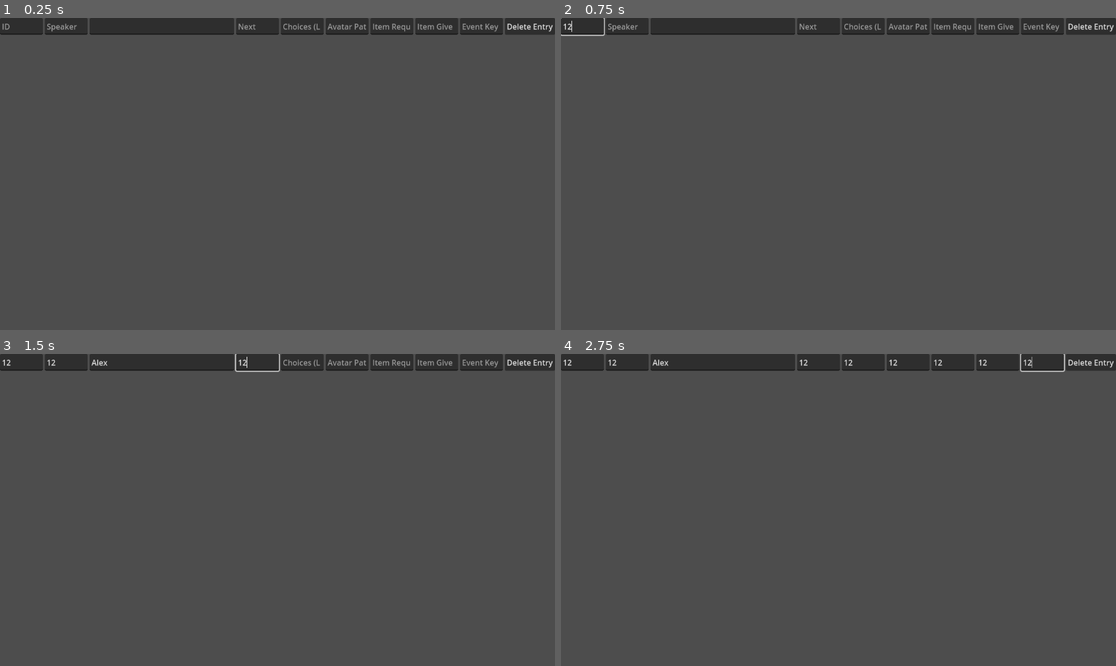
Above: before the commit, frames 1-4 (two rows, left to right).
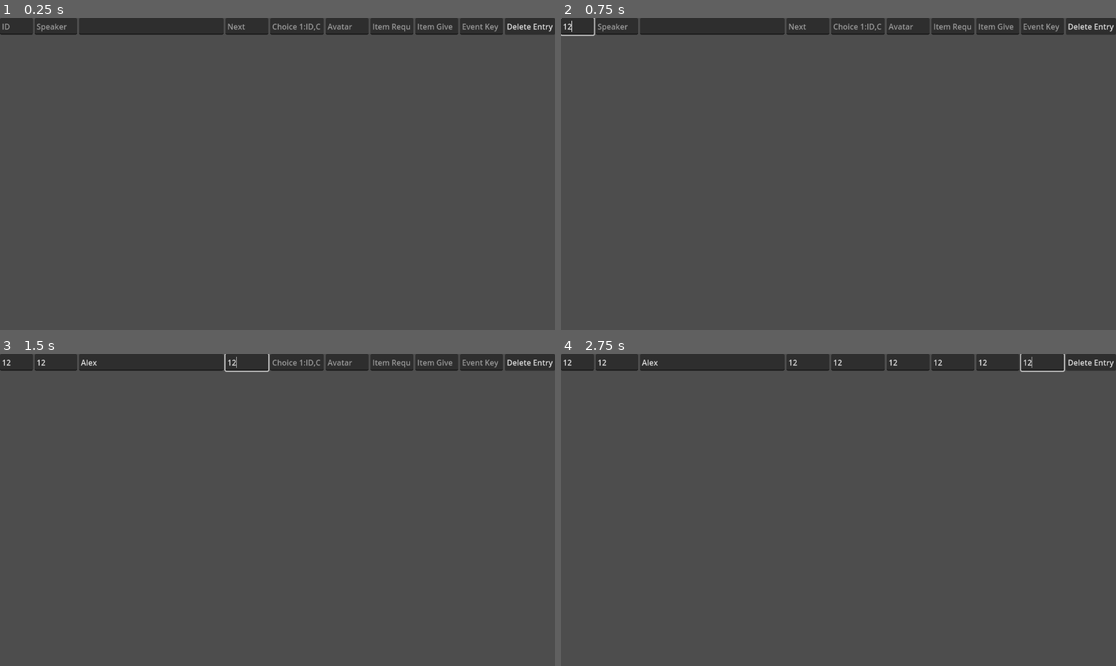
Above: after the commit, the same moments.

Repository: RockyMadio/VisualNovelEditor
Game: Godot game, scene res://ui/DialogueLineEditor.tscn
The game is run twice, just before and just after one commit, with the same random seed, the same clock (stepped at 60 frames per second) and the same inputs. The project has no main scene, so this scene is started directly.
Inputs (mouse positions are in pixels of both pictures, inside the frame that each line leads up to):
- Up to frame 1 (0.25 s): no input
- Up to frame 2 (0.75 s): click (583, 27) at 0.52 s; type "12" at 0.6 s
- Up to frame 3 (1.5 s): click (66, 363) at 0.75 s; type "12" at 0.83 s; click (160, 363) at 0.98 s; type "Alex" at 1.07 s; click (255, 363) at 1.27 s; type "12" at 1.35 s
- Up to frame 4 (2.75 s): click (860, 363) at 1.5 s; type "12" at 1.58 s; click (910, 363) at 1.73 s; type "12" at 1.82 s; click (955, 363) at 2.02 s; type "12" at 2.1 s; click (999, 363) at 2.25 s; type "12" at 2.33 s; click (1043, 363) at 2.48 s; type "12" at 2.57 s

The runs differ from the first frame. In frame 1, 0.4% of the frame differs, in the area x 5-66%, y 0-6%; in frame 2, 0.4%; in frame 3, 0.4%; in frame 4, 0.3%.

Commit message:
some small changes

Diff:
--- /dev/null
+++ b/edit/main.tscn
@@ -0,0 +1,132 @@
+[gd_scene load_steps=3 format=3 uid="uid://yqqqx4ggl5ls"]
+
+[ext_resource type="Script" uid="uid://1j4uc7md3u0v" path="res://ui/DialogueEditor.gd" id="1_ig7tw"]
+[ext_resource type="PackedScene" uid="uid://c88hulx3ptvny" path="res://ui/DialogueLineEditor.tscn" id="2_0xm2m"]
+
+[node name="main" type="Control"]
+layout_mode = 3
+anchors_preset = 15
+anchor_right = 1.0
+anchor_bottom = 1.0
+grow_horizontal = 2
+grow_vertical = 2
+size_flags_horizontal = 3
+size_flags_vertical = 3
+script = ExtResource("1_ig7tw")
+
+[node name="V" type="VBoxContainer" parent="."]
+layout_mode = 1
+anchors_preset = 15
+anchor_right = 1.0
+anchor_bottom = 1.0
+grow_horizontal = 2
+grow_vertical = 2
+
+[node name="H" type="HBoxContainer" parent="V"]
+layout_mode = 2
+
+[node name="Label" type="RichTextLabel" parent="V/H"]
+custom_minimum_size = Vector2(300, 0)
+layout_mode = 2
+text = "Example
+
+{
+  {
+    \"ID\": \"1\",
+    \"Speaker\": \"Alice\",
+    \"Text\": \"Hi, do you have the gem?\",
+    \"Choices\": \"Yes:2,No:3\",
+    \"Next\": \"\",
+    \"Event\": \"ask_gem\",
+    \"Avatar\": \"alice.png\",
+    \"ItemRequired\": \"gem\",
+    \"ItemGive\": \"\"
+  },
+  {
+    \"ID\": \"2\",
+    \"Speaker\": \"Alice\",
+    \"Text\": \"Thank you, here's a key!\",
+    \"Choices\": \"\",
+    \"Next\": \"4\",
+    \"Event\": \"give_key\",
+    \"Avatar\": \"alice.png\",
+    \"ItemRequired\": \"\",
+    \"ItemGive\": \"key\"
+  },
+ }"
+
+[node name="V" type="VBoxContainer" parent="V/H"]
+layout_mode = 2
+size_flags_horizontal = 3
+
+[node name="LoadJSON" type="Button" parent="V/H/V"]
+custom_minimum_size = Vector2(150, 20)
+layout_mode = 2
+text = "Load"
+
+[node name="SaveJSON" type="Button" parent="V/H/V"]
+custom_minimum_size = Vector2(150, 20)
+layout_mode = 2
+text = "Save"
+
+[node name="AddNewEntry" type="Button" parent="V/H/V"]
+custom_minimum_size = Vector2(150, 20)
+layout_mode = 2
+text = "AddNewEntry"
+
+[node name="M" type="MarginContainer" parent="V"]
+layout_mode = 2
+theme_override_constants/margin_bottom = 20
+
+[node name="ScrollContainer" type="ScrollContainer" parent="V"]
+layout_mode = 2
+size_flags_vertical = 3
+
+[node name="V" type="VBoxContainer" parent="V/ScrollContainer"]
+layout_mode = 2
+size_flags_horizontal = 3
+size_flags_vertical = 3
+
+[node name="DialogueLineEditor" parent="V/ScrollContainer/V" instance=ExtResource("2_0xm2m")]
+layout_mode = 2
+
+[node name="ID" parent="V/ScrollContainer/V/DialogueLineEditor" index="0"]
+text = "ID"
+
+[node name="Speaker" parent="V/ScrollContainer/V/DialogueLineEditor" index="1"]
+text = "Speaker"
+
+[node name="Text" parent="V/ScrollContainer/V/DialogueLineEditor" index="2"]
+text = "Content, or only translation key"
+
+[node name="Next" parent="V/ScrollContainer/V/DialogueLineEditor" index="3"]
+text = "Skip to"
+
+[node name="Choices" parent="V/ScrollContainer/V/DialogueLineEditor" index="4"]
+text = "Choices"
+
+[node name="Avatar" parent="V/ScrollContainer/V/DialogueLineEditor" index="5"]
+text = "Avatar"
+
+[node name="ItemRequired" parent="V/ScrollContainer/V/DialogueLineEditor" index="6"]
+text = "Item need"
+
+[node name="ItemGive" parent="V/ScrollContainer/V/DialogueLineEditor" index="7"]
+text = "Item give"
+
+[node name="Event" parent="V/ScrollContainer/V/DialogueLineEditor" index="8"]
+text = "Event"
+
+[node name="DeleteButton" parent="V/ScrollContainer/V/DialogueLineEditor" index="9"]
+disabled = true
+
+[node name="M" type="MarginContainer" parent="V/ScrollContainer/V"]
+layout_mode = 2
+theme_override_constants/margin_bottom = 20
+
+[node name="Entries" type="VBoxContainer" parent="V/ScrollContainer/V"]
+layout_mode = 2
+size_flags_horizontal = 3
+size_flags_vertical = 3
+
+[editable path="V/ScrollContainer/V/DialogueLineEditor"]
--- a/edit/test.tscn
+++ /dev/null
@@ -1,82 +0,0 @@
-[gd_scene load_steps=2 format=3 uid="uid://yqqqx4ggl5ls"]
-
-[ext_resource type="Script" uid="uid://1j4uc7md3u0v" path="res://ui/DialogueEditor.gd" id="1_37kl0"]
-
-[node name="Control" type="Control"]
-layout_mode = 3
-anchors_preset = 15
-anchor_right = 1.0
-anchor_bottom = 1.0
-grow_horizontal = 2
-grow_vertical = 2
-size_flags_horizontal = 3
-size_flags_vertical = 3
-script = ExtResource("1_37kl0")
-
-[node name="HBoxContainer" type="HBoxContainer" parent="."]
-layout_mode = 1
-anchors_preset = 15
-anchor_right = 1.0
-anchor_bottom = 1.0
-grow_horizontal = 2
-grow_vertical = 2
-
-[node name="Label" type="Label" parent="HBoxContainer"]
-layout_mode = 2
-size_flags_vertical = 1
-text = "[
-  {
-    \"ID\": \"1\",
-    \"Speaker\": \"Alice\",
-    \"Text\": \"Hi, do you have the gem?\",
-    \"Choices\": \"Yes:2,No:3\",
-    \"Next\": \"\",
-    \"Event\": \"ask_gem\",
-    \"Avatar\": \"alice.png\",
-    \"ItemRequired\": \"gem\",
-    \"ItemGive\": \"\"
-  },
-  {
-    \"ID\": \"2\",
-    \"Speaker\": \"Alice\",
-    \"Text\": \"Thank you, here's a key!\",
-    \"Choices\": \"\",
-    \"Next\": \"4\",
-    \"Event\": \"give_key\",
-    \"Avatar\": \"alice.png\",
-    \"ItemRequired\": \"\",
-    \"ItemGive\": \"key\"
-  },
- }"
-
-[node name="VBoxContainer" type="VBoxContainer" parent="HBoxContainer"]
-layout_mode = 2
-size_flags_horizontal = 3
-
-[node name="LoadJSON" type="Button" parent="HBoxContainer/VBoxContainer"]
-custom_minimum_size = Vector2(150, 20)
-layout_mode = 2
-text = "Load"
-
-[node name="SaveJSON" type="Button" parent="HBoxContainer/VBoxContainer"]
-custom_minimum_size = Vector2(150, 20)
-layout_mode = 2
-text = "Save"
-
-[node name="AddNewEntry" type="Button" parent="HBoxContainer/VBoxContainer"]
-custom_minimum_size = Vector2(150, 20)
-layout_mode = 2
-text = "AddNewEntry"
-
-[node name="M" type="MarginContainer" parent="HBoxContainer/VBoxContainer"]
-layout_mode = 2
-theme_override_constants/margin_bottom = 20
-
-[node name="ScrollContainer" type="ScrollContainer" parent="HBoxContainer/VBoxContainer"]
-layout_mode = 2
-size_flags_vertical = 3
-
-[node name="Entries" type="VBoxContainer" parent="HBoxContainer/VBoxContainer/ScrollContainer"]
-layout_mode = 2
-size_flags_horizontal = 3
-size_flags_vertical = 3
--- a/edit/ui/DialogueEditor.gd
+++ b/edit/ui/DialogueEditor.gd
@@ -4,10 +4,10 @@
 const DIALOGUE_PATH := "user://dialogue.json"
 
 
-@onready var entries_container = $HBoxContainer/VBoxContainer/ScrollContainer/Entries
-@onready var load_button = $HBoxContainer/VBoxContainer/LoadJSON
-@onready var save_button = $HBoxContainer/VBoxContainer/SaveJSON
-@onready var add_button = $HBoxContainer/VBoxContainer/AddNewEntry
+@onready var entries_container = $V/ScrollContainer/V/Entries
+@onready var load_button =$V/H/V/LoadJSON
+@onready var save_button =$V/H/V/SaveJSON
+@onready var add_button = $V/H/V/AddNewEntry
 
 var dialogue_data: Array = []
 
@@ -27,16 +27,24 @@
 		var content = file.get_as_text()
 		file.close()
 		var result = JSON.parse_string(content)
-		if !result.size():
-			return
-		dialogue_data = result
-		refresh_ui()
+		if typeof(result) == TYPE_DICTIONARY:
+			dialogue_data = []
+			for id in result.keys():
+				dialogue_data.append(result[id])
+			refresh_ui()
+		else:
+			push_error("Dialogue file is not a dictionary structure.")
 	else:
 		dialogue_data = []
 
 
+
 func save_json():
-	var json_text = JSON.stringify(dialogue_data, "\t")
+	var dialogue_dict := {}
+	for entry in dialogue_data:
+		if entry.has("ID"):
+			dialogue_dict[entry["ID"]] = entry
+	var json_text = JSON.stringify(dialogue_dict, "\t")
 	if json_text == null:
 		push_error("Failed to stringify dialogue data!")
 		return
@@ -46,6 +54,7 @@
 		return
 	file.store_string(json_text)
 	file.close()
+
 
 
 func refresh_ui():
--- a/edit/ui/DialogueLineEditor.tscn
+++ b/edit/ui/DialogueLineEditor.tscn
@@ -12,7 +12,6 @@
 
 [node name="ID" type="LineEdit" parent="."]
 layout_mode = 2
-size_flags_horizontal = 3
 placeholder_text = "ID"
 
 [node name="Speaker" type="LineEdit" parent="."]
@@ -33,14 +32,15 @@
 placeholder_text = "Next"
 
 [node name="Choices" type="LineEdit" parent="."]
+custom_minimum_size = Vector2(111, 0)
 layout_mode = 2
 size_flags_horizontal = 3
-placeholder_text = "Choices (Label:ID,Label2:ID2)"
+placeholder_text = "Choice 1:ID,Choice 2:ID2"
 
 [node name="Avatar" type="LineEdit" parent="."]
 layout_mode = 2
 size_flags_horizontal = 3
-placeholder_text = "Avatar Path"
+placeholder_text = "Avatar"
 
 [node name="ItemRequired" type="LineEdit" parent="."]
 layout_mode = 2
